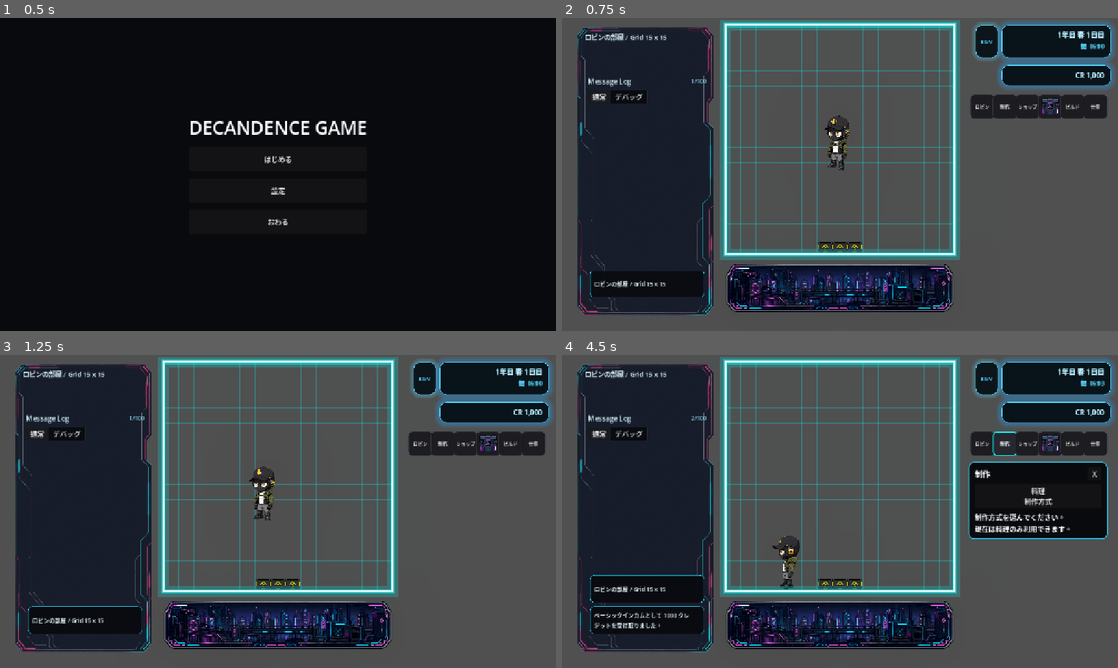
Above: before the commit, frames 1-4 (two rows, left to right).
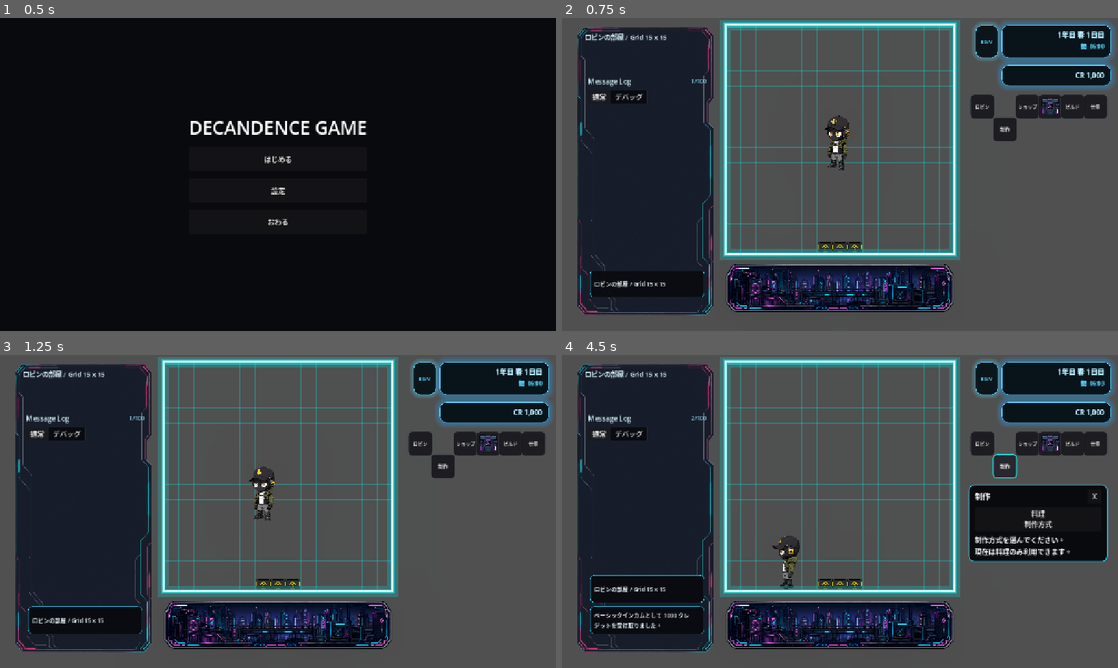
Above: after the commit, the same moments.

Repository: grimoire1089-coder/optimistic
Game: Godot game, scene res://Scenes/Boot/TitleScene.tscn
The game is run twice, just before and just after one commit, with the same random seed, the same clock (stepped at 60 frames per second) and the same inputs. Sound files missing from this copy of the repository are replaced by a short silence.
Inputs:
- Up to frame 1 (0.5 s): no input
- Up to frame 2 (0.75 s): click "はじめる" at 0.5 s
- Up to frame 3 (1.25 s): no input
- Up to frame 4 (4.5 s): click "BGM" at 1.25 s; click "OFF" at 2 s; click "ロビン" at 2.75 s; click "×" at 3.5 s; click "制作" at 4.25 s

Frame 1 is identical in both runs. In frame 2, 0.6% of the frame differs, in the area x 77-82%, y 24-40%; in frame 3, 0.6%; in frame 4, 5.0%, in the area x 73-99%, y 24-67%.

Commit message:
Place craft button on second HUD row

Diff:
--- a/Scripts/UI/HUD/CraftButton.gd
+++ b/Scripts/UI/HUD/CraftButton.gd
@@ -3,6 +3,10 @@
 
 const DEFAULT_CLICK_SFX_PATH := "res://Assets/Audio/SFX/UI/UI_Click_001.ogg"
 const DEFAULT_LABEL_CODES := [0x5236, 0x4f5c]
+const SECOND_ROW_TOP_RIGHT_OFFSET := Vector2(-280.0, 236.0)
+const SECOND_ROW_BUTTON_SIZE := Vector2(48.0, 48.0)
+const SECOND_ROW_MENU_TOP_RIGHT_OFFSET := Vector2(-328.0, 304.0)
+const SECOND_ROW_MENU_SIZE := Vector2(304.0, 172.0)
 
 @export var label_text: String = ""
 @export var craft_menu_path: NodePath = NodePath("../CraftMenu")
@@ -16,6 +20,7 @@
 	text = _get_label_text()
 	_load_default_click_sfx_if_needed()
 	pressed.connect(_on_pressed)
+	call_deferred("_apply_second_row_layout_after_parent")
 
 
 func _on_pressed() -> void:
@@ -76,12 +81,33 @@
 	anchor_right = 1.0
 	anchor_bottom = 0.0
 	offset_left = -280.0
-	offset_top = 176.0
+	offset_top = 236.0
 	offset_right = -224.0
-	offset_bottom = 232.0
+	offset_bottom = 292.0
 	mouse_default_cursor_shape = Control.CURSOR_POINTING_HAND
 	add_theme_font_size_override("font_size", 11)
 	_add_rounded_button_styles()
+
+
+func _apply_second_row_layout_after_parent() -> void:
+	_place_top_right_control(self, SECOND_ROW_TOP_RIGHT_OFFSET, SECOND_ROW_BUTTON_SIZE)
+	var craft_menu := _find_craft_menu() as Control
+	if craft_menu == null:
+		return
+	_place_top_right_control(craft_menu, SECOND_ROW_MENU_TOP_RIGHT_OFFSET, SECOND_ROW_MENU_SIZE)
+
+
+func _place_top_right_control(control: Control, top_right_offset: Vector2, control_size: Vector2) -> void:
+	if control == null:
+		return
+	control.anchor_left = 1.0
+	control.anchor_top = 0.0
+	control.anchor_right = 1.0
+	control.anchor_bottom = 0.0
+	control.offset_left = top_right_offset.x
+	control.offset_top = top_right_offset.y
+	control.offset_right = top_right_offset.x + control_size.x
+	control.offset_bottom = top_right_offset.y + control_size.y
 
 
 func _add_rounded_button_styles() -> void:
